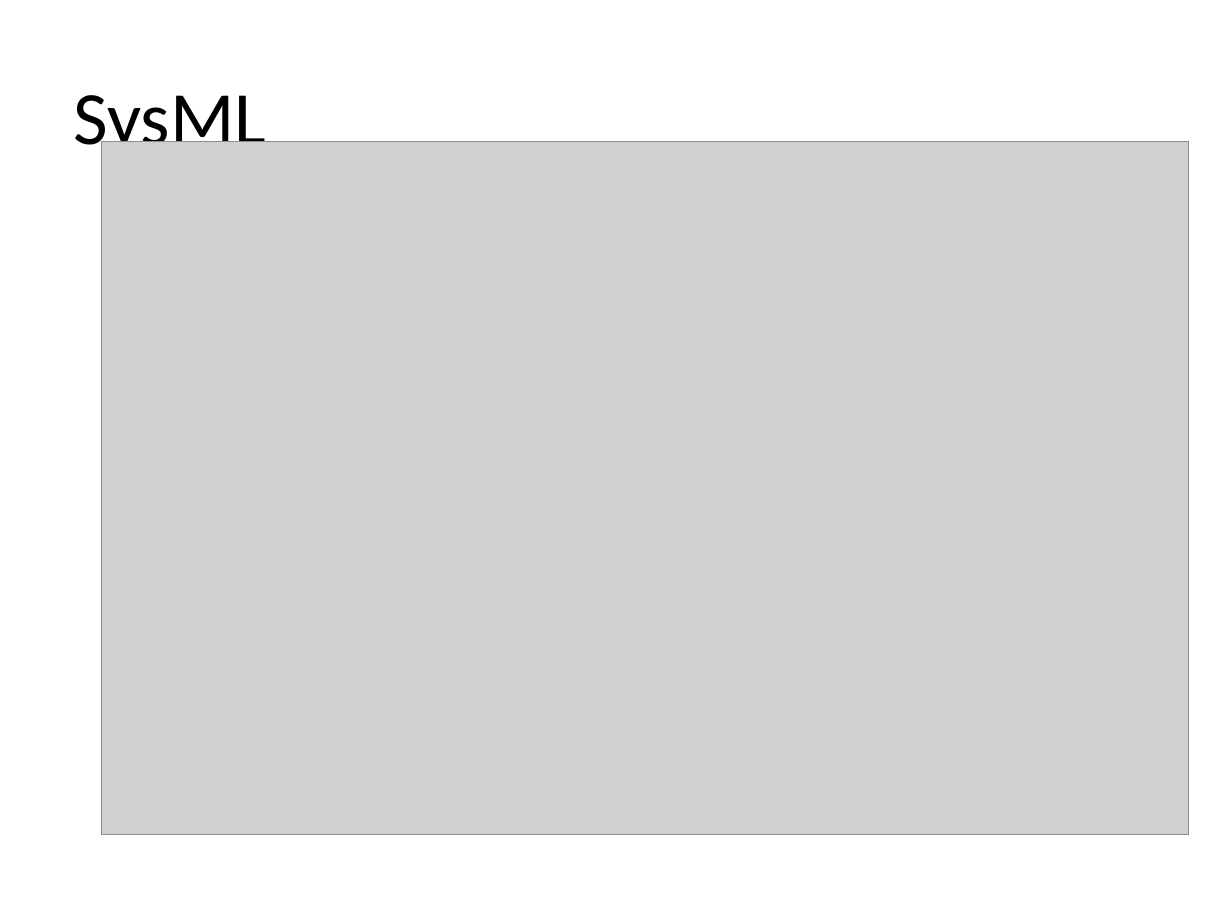
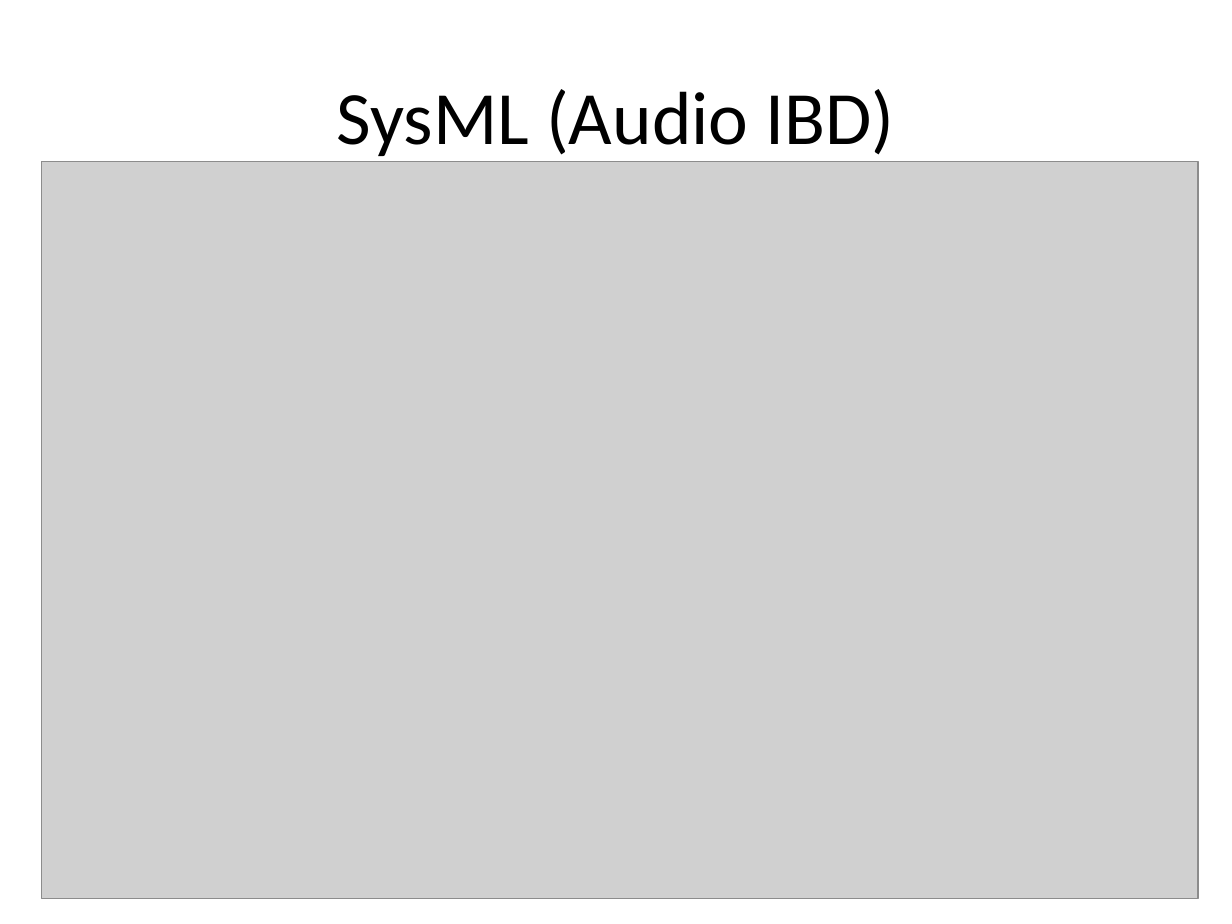
Before and after one commit to ahpoder/masterofit2009, a slide deck: slide 12 of syseng_hwco/proj/Artifact/Presentations/Presentation_exam.pptx. Drawn at 1232x924 pixels with LibreOffice and Linux fonts; fonts in the diff are those of the drawing; grey boxes stand for pictures. Boxes give left, top, right and bottom in pixels: in the first picture for what was removed or moved away, otherwise in the second. Text is boxed around its words. In the diff, an @@ line names an element or a change of style, - is before the commit and + after.

Commit message:
Updating image

```diff
--- a/syseng_hwco/proj/Artifact/Presentations/Presentation_exam.pptx
+++ b/syseng_hwco/proj/Artifact/Presentations/Presentation_exam.pptx
@@ title at bbox=[337, 89, 894, 156]: text changed @@
-SysML
+SysML (Audio IBD)
@@ picture: place and size @@
-picture at bbox=[102, 142, 1189, 834]
+picture at bbox=[42, 161, 1199, 898]
```
